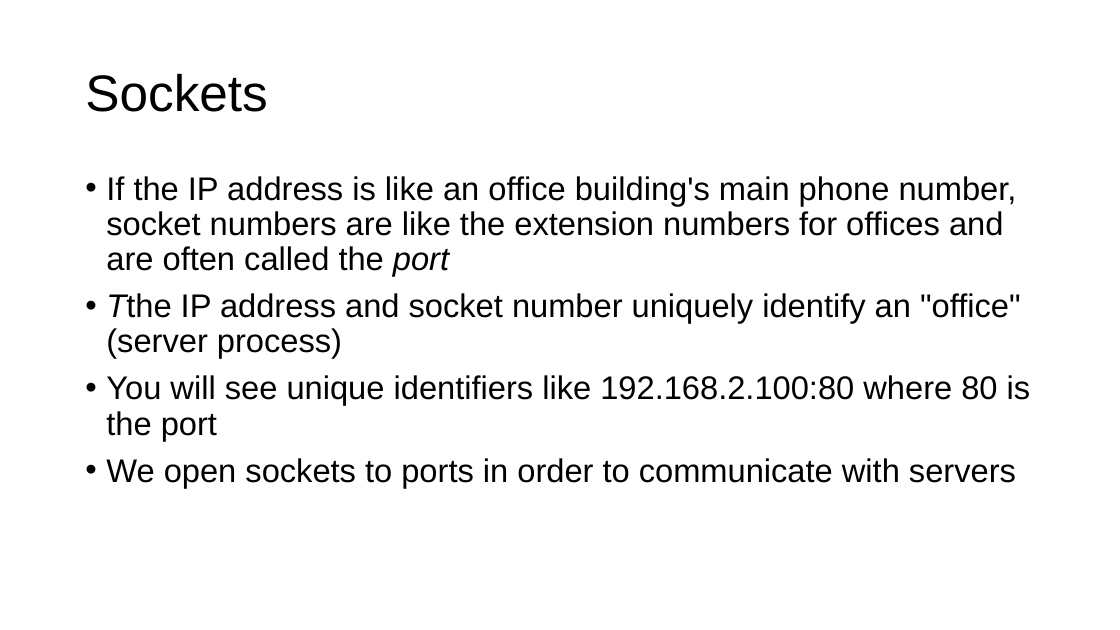
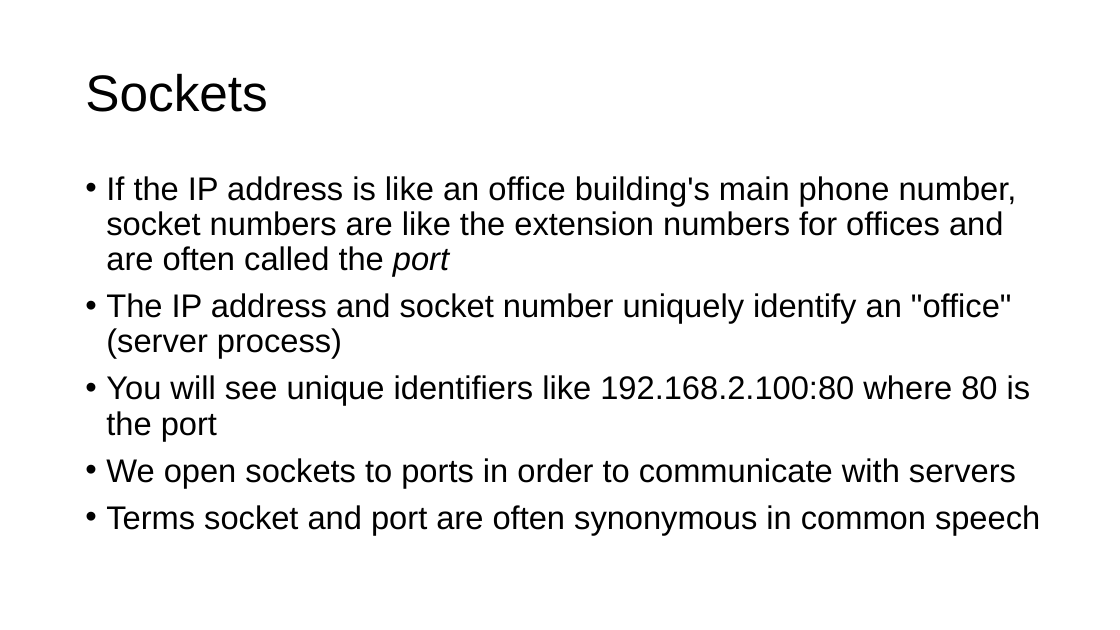
Before and after one commit to parrt/msds692, a slide deck: slide 19 of notes/sockets.pptx. Drawn at 1120x630 pixels with LibreOffice and Linux fonts; fonts in the diff are those of the drawing; background and template pictures are left out. Boxes give left, top, right and bottom in pixels: in the first picture for what was removed or moved away, otherwise in the second. Text is boxed around its words. In the diff, an @@ line names an element or a change of style, - is before the commit and + after.

```diff
--- a/notes/sockets.pptx
+++ b/notes/sockets.pptx
@@ text at <box>106,293,1012,358</box>: text changed @@
-• Tthe IP address and socket number uniquely identify an "office" (server process)
+• The IP address and socket number uniquely identify an "office" (server process)
@@ text at <box>106,505,1040,535</box>: paragraph added @@
+• Terms socket and port are often synonymous in common speech
```
Also in this commit, not shown: 6 other slides changed, 1 slide added, 1 slide removed, 1 other file.
